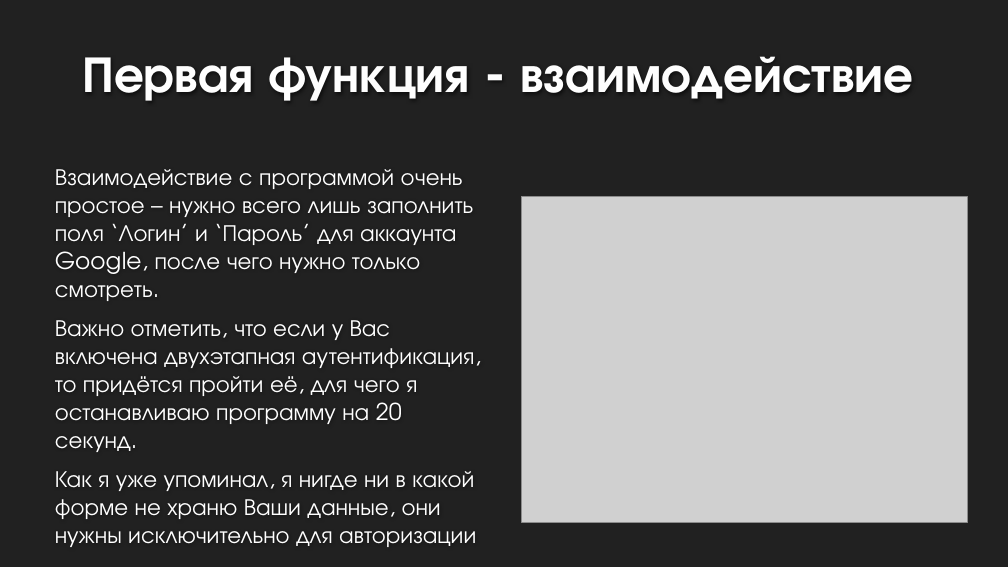
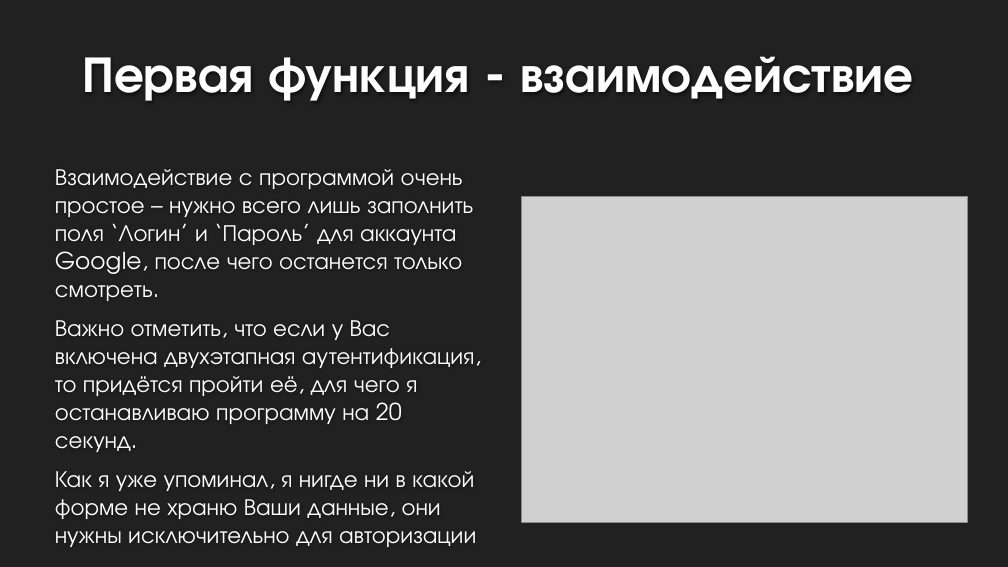
Before and after one commit to moiz303/google_downloader, a slide deck: slide 6 of Гугл-бот.pptx. Drawn at 1008x567 pixels with LibreOffice and Linux fonts; fonts in the diff are those of the drawing; grey boxes stand for pictures; background and template pictures are left out. Boxes give left, top, right and bottom in pixels: in the first picture for what was removed or moved away, otherwise in the second. Text is boxed around its words. In the diff, an @@ line names an element or a change of style, - is before the commit and + after.

```diff
--- a/Гугл-бот.pptx
+++ b/Гугл-бот.pptx
@@ text at (55, 169, 473, 301): text changed @@
-Взаимодействие с программой очень простое – нужно всего лишь заполнить поля ‘Логин’ и ‘Пароль’ для аккаунта Google, после чего нужно только смотреть.
+Взаимодействие с программой очень простое – нужно всего лишь заполнить поля ‘Логин’ и ‘Пароль’ для аккаунта Google, после чего останется только смотреть.
```
Also in this commit, not shown: 5 other slides changed.
